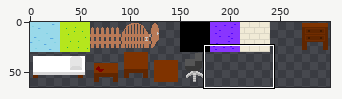
File history of a sprite sheet, app/static/tilesheet.png. Above, an overview of the earlier version with the close-up marked.
Close-up. Before:
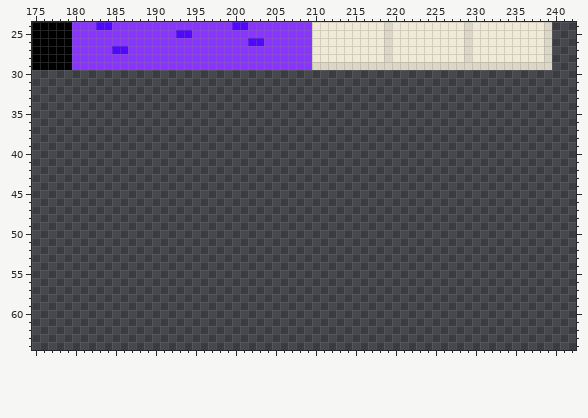
The file is 300x300 pixels. Pixels under 10% opacity are left out. Colours within 5 levels of each other are drawn and written as one. Shown: x 175..242, y 24..64. The wide view leaves out empty margins.
The result:
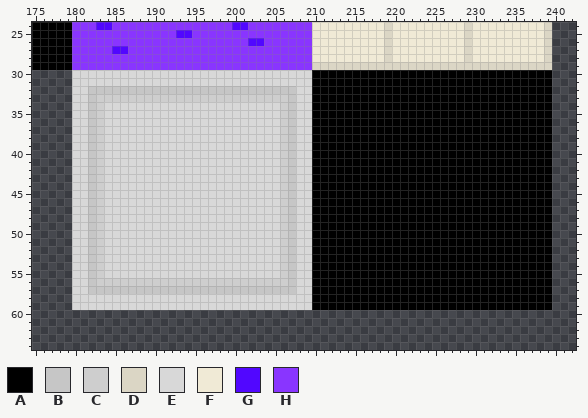
Palette (. is transparent): A #000000  B #c6c6c6  C #cecece  D #dbd6c5  E #d8d8d8  F #f0ead6  G #5107ff  H #8935ff
Changes in this commit:
Changed rows in their new state; - is an unchanged pixel.
first column x 180:
30 EEEEEEEEEEEEEEEEEEEEEEEEEEEEEEAAAAAAAAAAAAAAAAAAAAAAAAAAAAAA
31 EEEEEEEEEEEEEEEEEEEEEEEEEEEEEEAAAAAAAAAAAAAAAAAAAAAAAAAAAAAA
32 EEBBBBBBBBBBBBBBBBBBBBBBBBBBEEAAAAAAAAAAAAAAAAAAAAAAAAAAAAAA
33 EEBCCCCCCCCCCCCCCCCCCCCCCCCBEEAAAAAAAAAAAAAAAAAAAAAAAAAAAAAA
34 EEBCEEEEEEEEEEEEEEEEEEEEEECBEEAAAAAAAAAAAAAAAAAAAAAAAAAAAAAA
35 EEBCEEEEEEEEEEEEEEEEEEEEEECBEEAAAAAAAAAAAAAAAAAAAAAAAAAAAAAA
36 EEBCEEEEEEEEEEEEEEEEEEEEEECBEEAAAAAAAAAAAAAAAAAAAAAAAAAAAAAA
37 EEBCEEEEEEEEEEEEEEEEEEEEEECBEEAAAAAAAAAAAAAAAAAAAAAAAAAAAAAA
38 EEBCEEEEEEEEEEEEEEEEEEEEEECBEEAAAAAAAAAAAAAAAAAAAAAAAAAAAAAA
39 EEBCEEEEEEEEEEEEEEEEEEEEEECBEEAAAAAAAAAAAAAAAAAAAAAAAAAAAAAA
40 EEBCEEEEEEEEEEEEEEEEEEEEEECBEEAAAAAAAAAAAAAAAAAAAAAAAAAAAAAA
41 EEBCEEEEEEEEEEEEEEEEEEEEEECBEEAAAAAAAAAAAAAAAAAAAAAAAAAAAAAA
42 EEBCEEEEEEEEEEEEEEEEEEEEEECBEEAAAAAAAAAAAAAAAAAAAAAAAAAAAAAA
43 EEBCEEEEEEEEEEEEEEEEEEEEEECBEEAAAAAAAAAAAAAAAAAAAAAAAAAAAAAA
44 EEBCEEEEEEEEEEEEEEEEEEEEEECBEEAAAAAAAAAAAAAAAAAAAAAAAAAAAAAA
45 EEBCEEEEEEEEEEEEEEEEEEEEEECBEEAAAAAAAAAAAAAAAAAAAAAAAAAAAAAA
46 EEBCEEEEEEEEEEEEEEEEEEEEEECBEEAAAAAAAAAAAAAAAAAAAAAAAAAAAAAA
47 EEBCEEEEEEEEEEEEEEEEEEEEEECBEEAAAAAAAAAAAAAAAAAAAAAAAAAAAAAA
48 EEBCEEEEEEEEEEEEEEEEEEEEEECBEEAAAAAAAAAAAAAAAAAAAAAAAAAAAAAA
49 EEBCEEEEEEEEEEEEEEEEEEEEEECBEEAAAAAAAAAAAAAAAAAAAAAAAAAAAAAA
50 EEBCEEEEEEEEEEEEEEEEEEEEEECBEEAAAAAAAAAAAAAAAAAAAAAAAAAAAAAA
51 EEBCEEEEEEEEEEEEEEEEEEEEEECBEEAAAAAAAAAAAAAAAAAAAAAAAAAAAAAA
52 EEBCEEEEEEEEEEEEEEEEEEEEEECBEEAAAAAAAAAAAAAAAAAAAAAAAAAAAAAA
53 EEBCEEEEEEEEEEEEEEEEEEEEEECBEEAAAAAAAAAAAAAAAAAAAAAAAAAAAAAA
54 EEBCEEEEEEEEEEEEEEEEEEEEEECBEEAAAAAAAAAAAAAAAAAAAAAAAAAAAAAA
55 EEBCEEEEEEEEEEEEEEEEEEEEEECBEEAAAAAAAAAAAAAAAAAAAAAAAAAAAAAA
56 EEBCCCCCCCCCCCCCCCCCCCCCCCCBEEAAAAAAAAAAAAAAAAAAAAAAAAAAAAAA
57 EEBBBBBBBBBBBBBBBBBBBBBBBBBBEEAAAAAAAAAAAAAAAAAAAAAAAAAAAAAA
58 EEEEEEEEEEEEEEEEEEEEEEEEEEEEEEAAAAAAAAAAAAAAAAAAAAAAAAAAAAAA
59 EEEEEEEEEEEEEEEEEEEEEEEEEEEEEEAAAAAAAAAAAAAAAAAAAAAAAAAAAAAA
Boxes around the changes in both close-ups, in picture pixels (x1, y1, x2, y2):
added: (72, 70, 552, 310)
